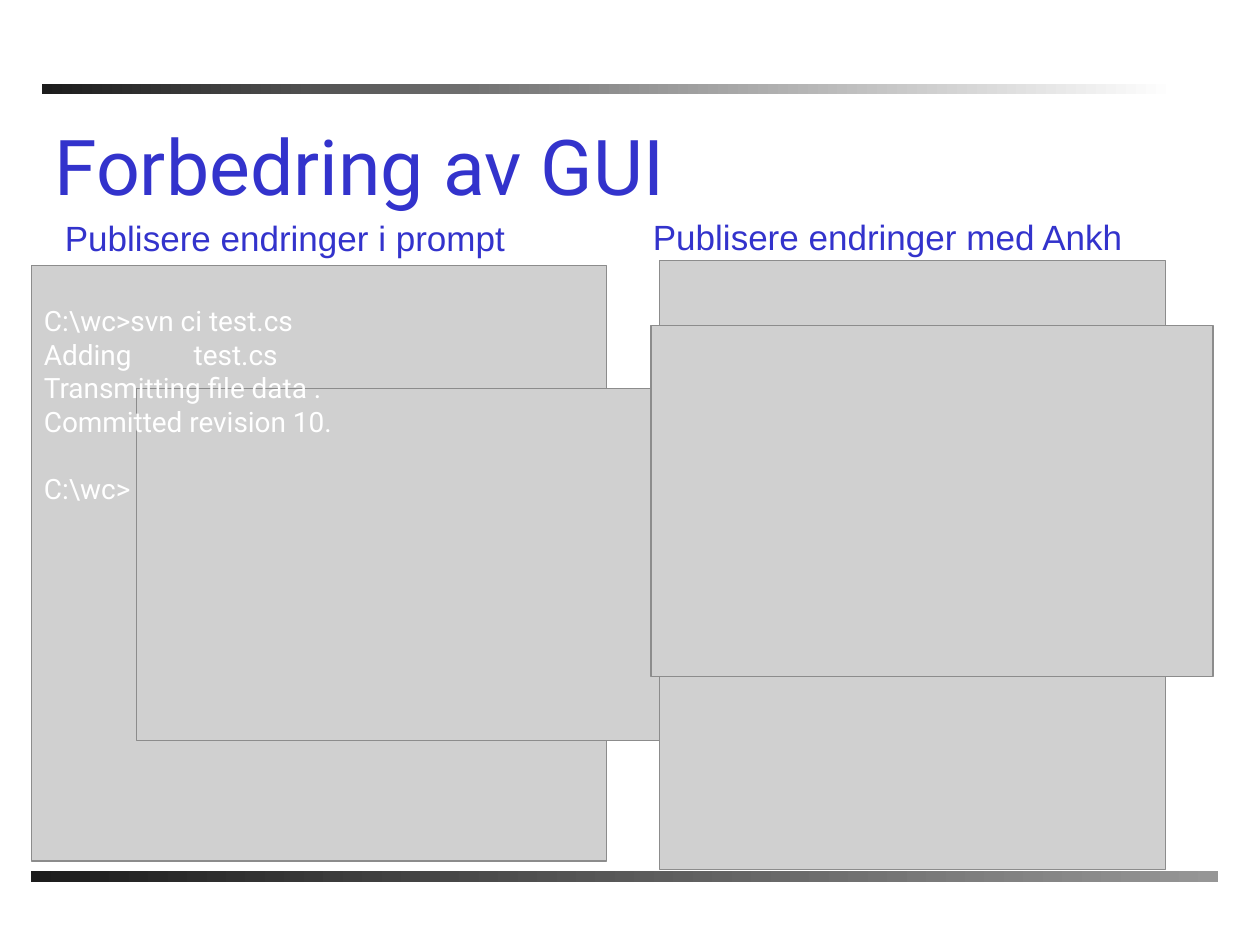
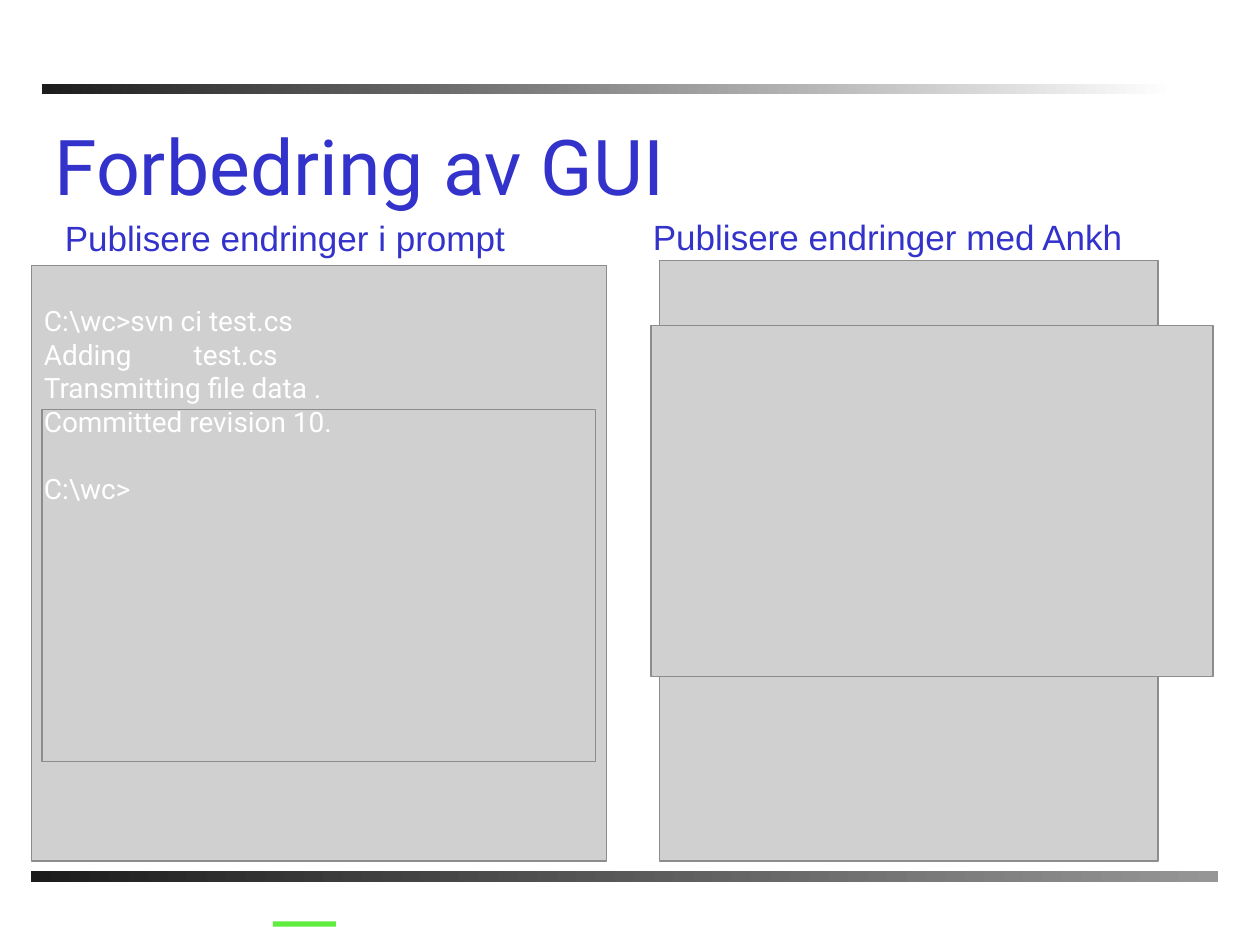
Before and after one commit to PhilJollans/AnkhSVN2019, a slide deck: slide 12 of doc/powerpoint/Subversion_addin_for_VS.NET.ppt. Drawn at 1260x945 pixels with LibreOffice and Linux fonts; fonts in the diff are those of the drawing; grey boxes stand for pictures; background and template pictures are left out. Boxes give left, top, right and bottom in pixels: in the first picture for what was removed or moved away, otherwise in the second. Text is boxed around its words. In the diff, an @@ line names an element or a change of style, - is before the commit and + after.

```diff
--- a/doc/powerpoint/Subversion_addin_for_VS.NET.ppt
+++ b/doc/powerpoint/Subversion_addin_for_VS.NET.ppt
@@ picture resized from (x1=660, y1=261, x2=1166, y2=869) to (x1=660, y1=261, x2=1158, y2=861) @@
@@ picture moved from (x1=136, y1=388, x2=690, y2=740) to (x1=42, y1=410, x2=596, y2=762) @@
@@ line added from (273, 924) to (336, 924), #60EE3E 3 pt @@
```
Also in this commit, not shown: 5 other slides changed, 1 slide added.
